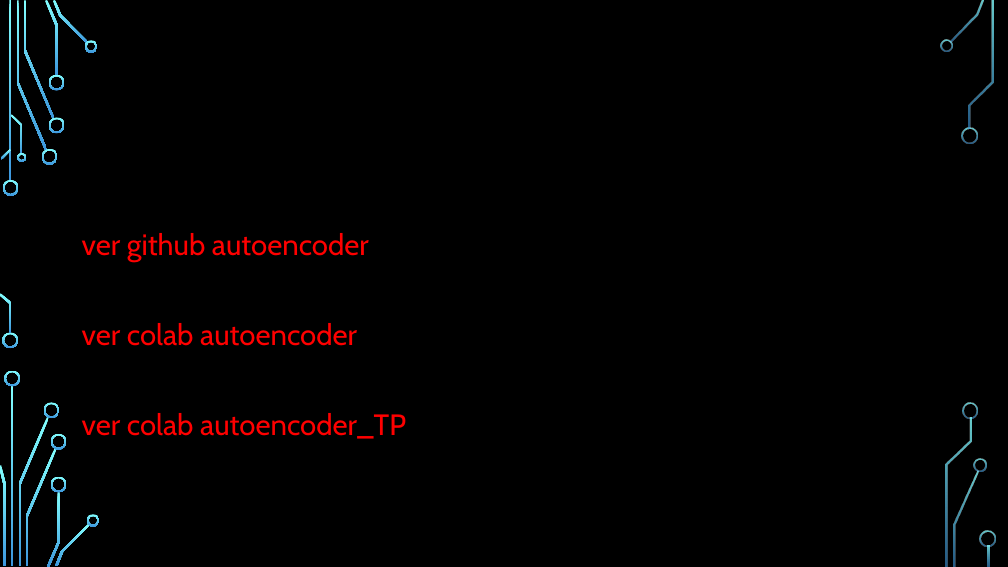
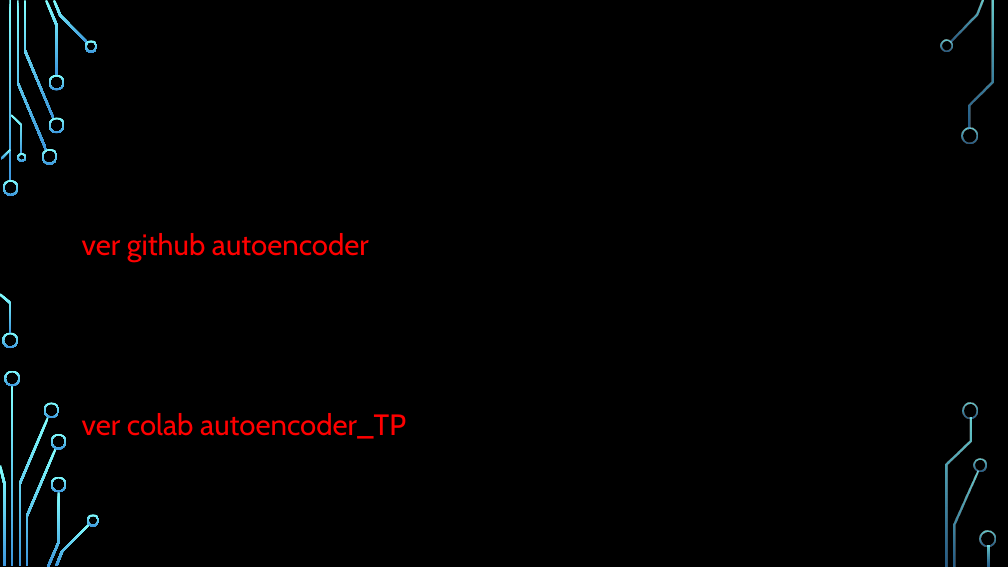
Before and after one commit to FIUBA-Posgrado-Inteligencia-Artificial/aprendizaje_profundo, a slide deck: slide 10 of clase_7/teoria/clase_7.E2.pptx. Drawn at 1008x567 pixels with LibreOffice and Linux fonts; fonts in the diff are those of the drawing; background and template pictures are left out. Boxes give left, top, right and bottom in pixels: in the first picture for what was removed or moved away, otherwise in the second. Text is boxed around its words. In the diff, an @@ line names an element or a change of style, - is before the commit and + after.

```diff
--- a/clase_7/teoria/clase_7.E2.pptx
+++ b/clase_7/teoria/clase_7.E2.pptx
@@ text removed at <box>82,323,357,346</box> @@
-ver colab autoencoder
```
Also in this commit, not shown: 7 other slides changed, 6 other files.
